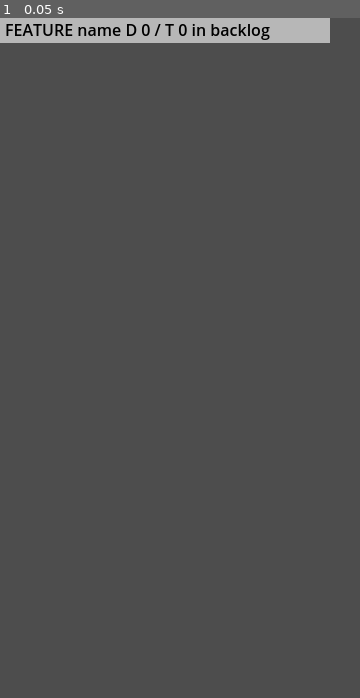
Above: before the commit, frame 1.
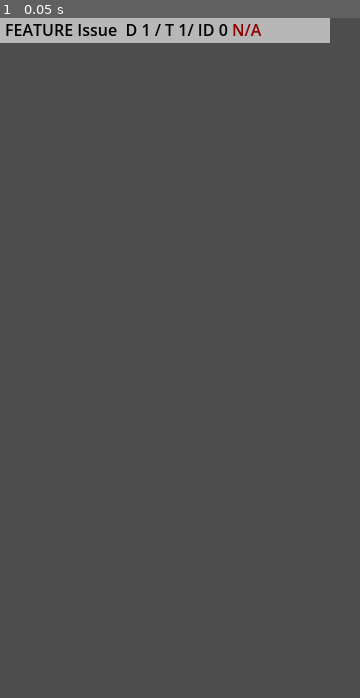
Above: after the commit, the same moment.

Repository: ltbk2023/pig
Game: Godot game, scene res://issue/issue.tscn
Same seed, same stepped clock (60 frames per second), same inputs: the game is played once before the commit and once after it. This scene is started directly instead of the project's main scene.
Inputs:
- Up to frame 1 (0.05 s): no input

The runs differ from the first frame. In frame 1, 0.4% of the frame differs, in the area x 21-75%, y 0-4%.
Error before the commit: Invalid access to property or key '0' on a base object of type 'Dictionary'. (res://issue/issue.gd:63)

Commit message:
PIG-168: Add tree info to Issue description

Diff:
--- a/PIG/issue/issue.gd
+++ b/PIG/issue/issue.gd
@@ -4,14 +4,15 @@
 
 enum IssueType {FEATURE, BUG_ISSUE}
 # decription is used in Summary
-var type_decription = {
+var type_description = {
 	IssueType.FEATURE:"[color=BLACK]FEATURE[/color]",
 	IssueType.BUG_ISSUE:"[color=DARK_RED]BUG ISSUE[/color]"
 }
 
 enum IssueState {UNAVAILABLE, IN_BACKLOG, IN_PROGRESS, COMPLETED}
 # decription is used in Summary
-var  state_desriptions = {
+var  state_descriptions = {
+	IssueState.UNAVAILABLE: "[color=DARK_RED]N/A[/color]",
 	IssueState.IN_BACKLOG:"[color=DARK_BLUE]in backlog[/color]",
 	IssueState.IN_PROGRESS: "[color=GOLD]in progres[/color]",
 	IssueState.COMPLETED: "[color=DARK_GREEN]completed[/color]",
@@ -60,12 +61,14 @@
 # update summary text
 # summary include type, name, difficulty, time, state
 func update_summary():
-	$Summary.text =  type_decription[type]+" [color=BLACK]"+name+"  D "+str(difficulty)+" / T "+str(time)+"[/color] " + \
-	state_desriptions[state]
+	$Summary.text =  type_description[type]+" [color=BLACK]"+name+"  D "\
+	+str(difficulty)+" / T "+str(time)+ "/ ID " + str(id) + "[/color] " + \
+	state_descriptions[state]
 
 # update extended text
 # update assigned to text and assign button
 func update_extended():
+	$Extended/Sprite2D2/Unlocks.visible = false
 	if state == IssueState.COMPLETED:
 		$Extended/Sprite2D2/AssignButton.visible = false
 		$Extended/Sprite2D2/AssignButton.disabled = true
@@ -77,7 +80,12 @@
 	else:
 		$Extended/Sprite2D2/AssignButton.text = "Assign"
 		$Extended/Sprite2D2/Assignment.text = "[color=BLACK]Not assigned"
-
+	if child_issues:
+		$Extended/Sprite2D2/Unlocks.visible = true
+		$Extended/Sprite2D2/Unlocks.text = "[color=BLACK]Unlocks: "
+		for i in range(len(child_issues) -1):
+			$Extended/Sprite2D2/Unlocks.text += str(child_issues[i].id) + ", "
+		$Extended/Sprite2D2/Unlocks.text += str(child_issues[-1].id)
 
 # Called when progress is to be increased. If the progress exceeds the time,
 # complete() is called
@@ -99,6 +107,8 @@
 	remaining_parents -= 1
 	if remaining_parents == 0:
 		self.state = IssueState.IN_BACKLOG
+		update_summary()
+		update_extended()
 
 # when button is realised toggle extended description visibility
 func _on_button_button_up():
--- a/PIG/issue/issue.tscn
+++ b/PIG/issue/issue.tscn
@@ -62,7 +62,7 @@
 [node name="Description" type="RichTextLabel" parent="Extended/Sprite2D2"]
 offset_left = 5.0
 offset_right = 325.0
-offset_bottom = 120.0
+offset_bottom = 75.0
 bbcode_enabled = true
 text = "[color=BLACK]implementation of desintegration unexisting information for confirmation of button aplication[/color]
 "
@@ -75,5 +75,15 @@
 text = "Assign
 "
 
+[node name="Unlocks" type="RichTextLabel" parent="Extended/Sprite2D2"]
+offset_left = 7.0
+offset_top = 78.0
+offset_right = 327.0
+offset_bottom = 117.0
+bbcode_enabled = true
+text = "[color=BLACK]Unlocks:
+[/color]
+"
+
 [connection signal="button_up" from="Button" to="." method="_on_button_button_up"]
 [connection signal="button_up" from="Extended/Sprite2D2/AssignButton" to="." method="_on_assign_button_button_up"]
